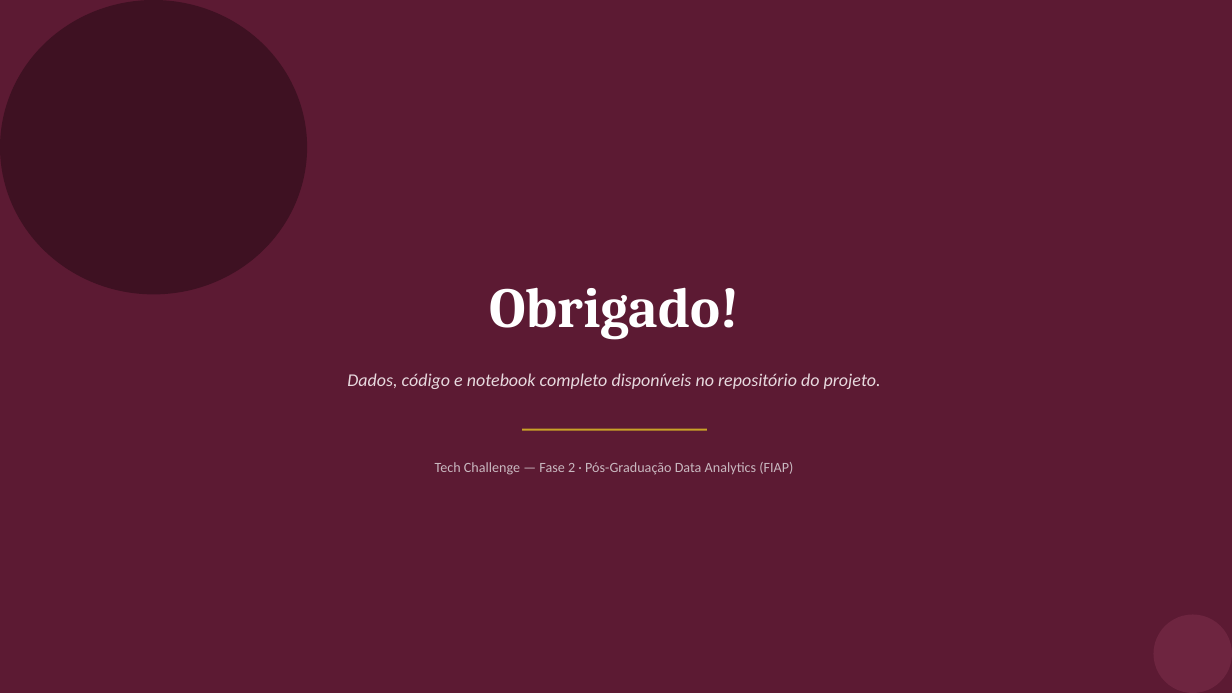
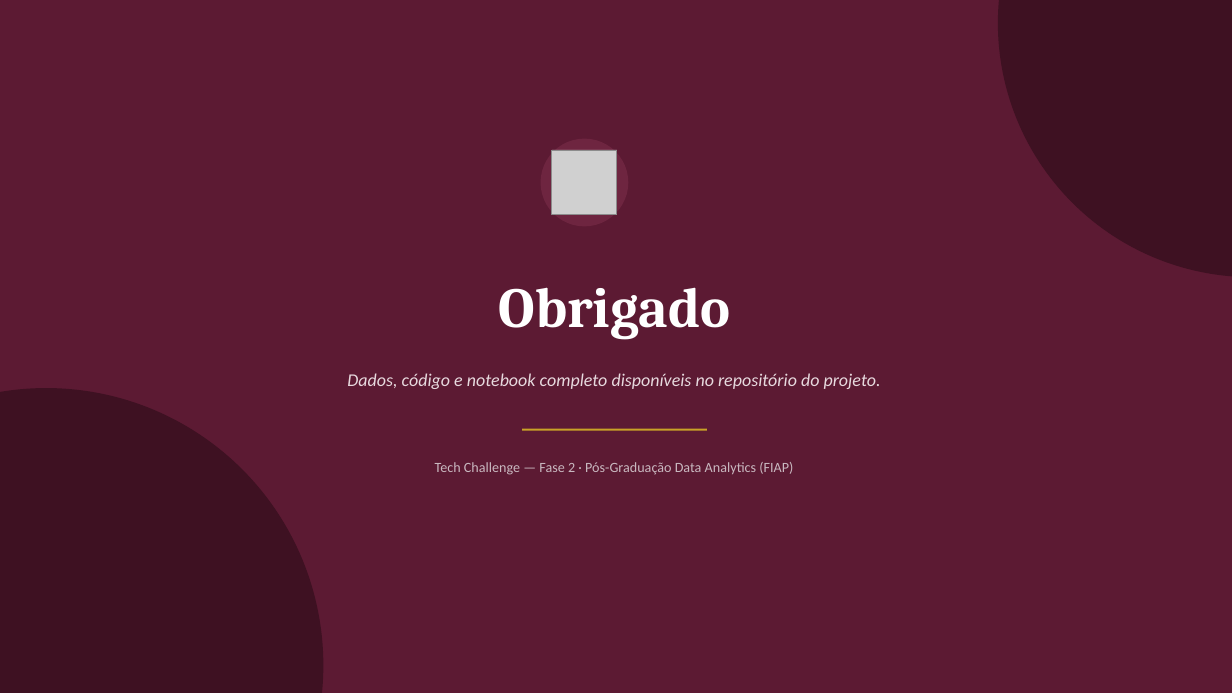
Before and after one commit to lguilherme09/Tech-Challenge-2-FIAP, a slide deck: slide 14 of PPT_Case2_Tech_Challenge.pptx (slide 13 before the commit). Drawn at 1232x693 pixels with LibreOffice and Linux fonts; fonts in the diff are those of the drawing; grey boxes stand for pictures. Boxes give left, top, right and bottom in pixels: in the first picture for what was removed or moved away, otherwise in the second. Text is boxed around its words. In the diff, an @@ line names an element or a change of style, - is before the commit and + after.

```diff
--- a/PPT_Case2_Tech_Challenge.pptx
+++ b/PPT_Case2_Tech_Challenge.pptx
@@ ellipse removed at (0, 0, 307, 295) @@
@@ ellipse added at (998, 0, 1232, 277), fill #3E1122 @@
@@ ellipse: place and size @@
-ellipse at (1153, 615, 1232, 693)
+ellipse at (541, 139, 628, 226)
@@ picture added at (552, 150, 616, 214) @@
@@ text at (499, 287, 731, 339): text changed @@
-Obrigado!
+Obrigado
@@ ellipse added at (0, 388, 323, 693), fill #3E1122 @@
```
Also in this commit, not shown: 12 other slides changed, 1 slide added, 23 other files.
